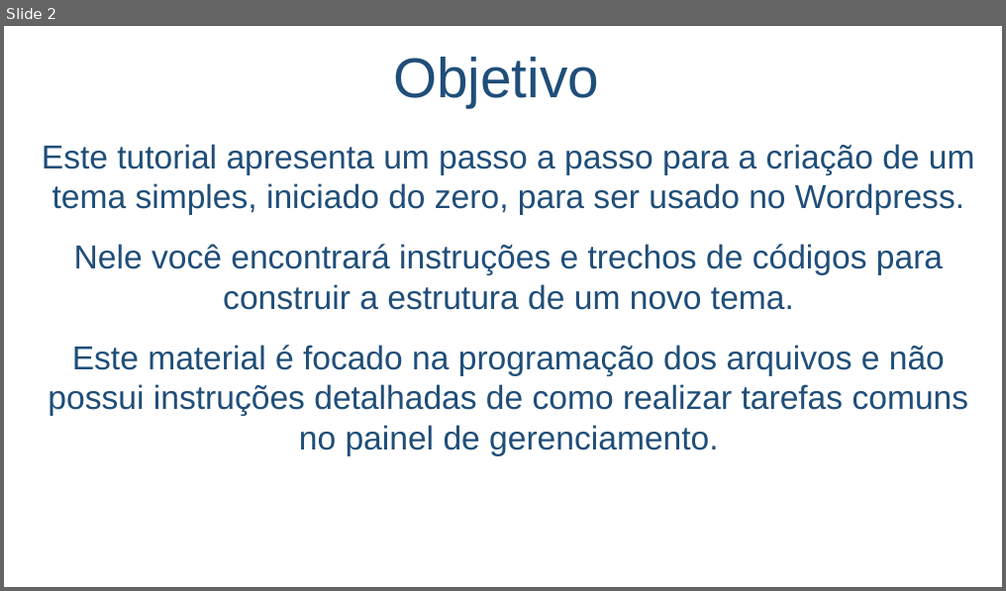
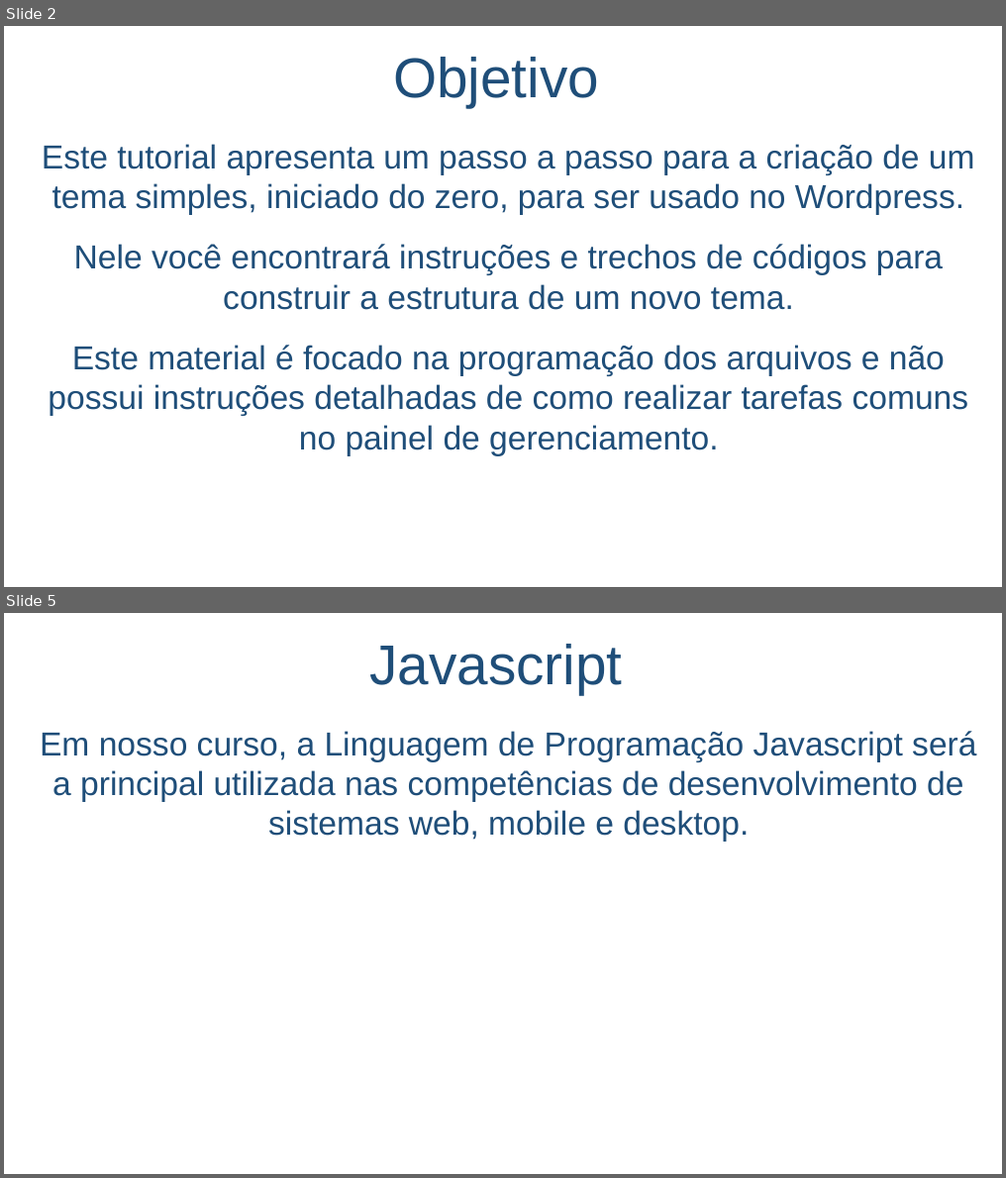
Before and after one commit to salmo-jr/public-slides, a slide deck: javascript-introducao.pptx. Shown one above the other, each under a label of ours: slide 2 before the commit, slides 2 and 5 after it; the slides between them are not shown. The pictures are 1006x591 and 1006x1178 pixels, drawn with LibreOffice and Linux fonts; fonts in the diff are those of the drawing; background and template pictures are left out. Boxes give left, top, right and bottom in pixels: in the first picture for what was removed or moved away, otherwise in the second. Text is boxed around its words. In the diff, an @@ line names an element or a change of style, - is before the commit and + after.

```diff
--- a/javascript-introducao.pptx
+++ b/javascript-introducao.pptx
@@ slide 5 added at <box>4,613,1002,1174</box>, background picture (left out) @@
@@ title added at <box>369,644,622,694</box>, 54 pt, text #1F4E79 @@
+Javascript
@@ text added at <box>40,731,976,842</box>, 32 pt, text #1F4E79 @@
+Em nosso curso, a Linguagem de Programação Javascript será a principal utilizada nas competências de desenvolvimento de sistemas web, mobile e desktop.
```
Also in this commit, not shown: 3 slides changed, 7 other slides added, 43 slides removed.
